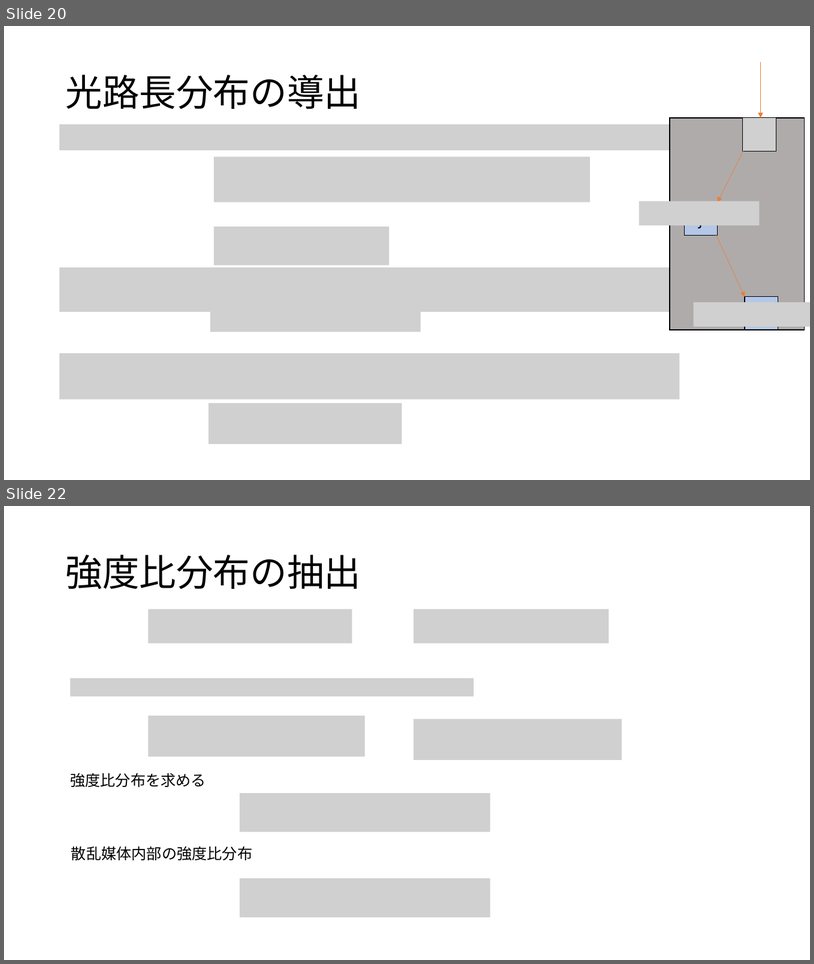
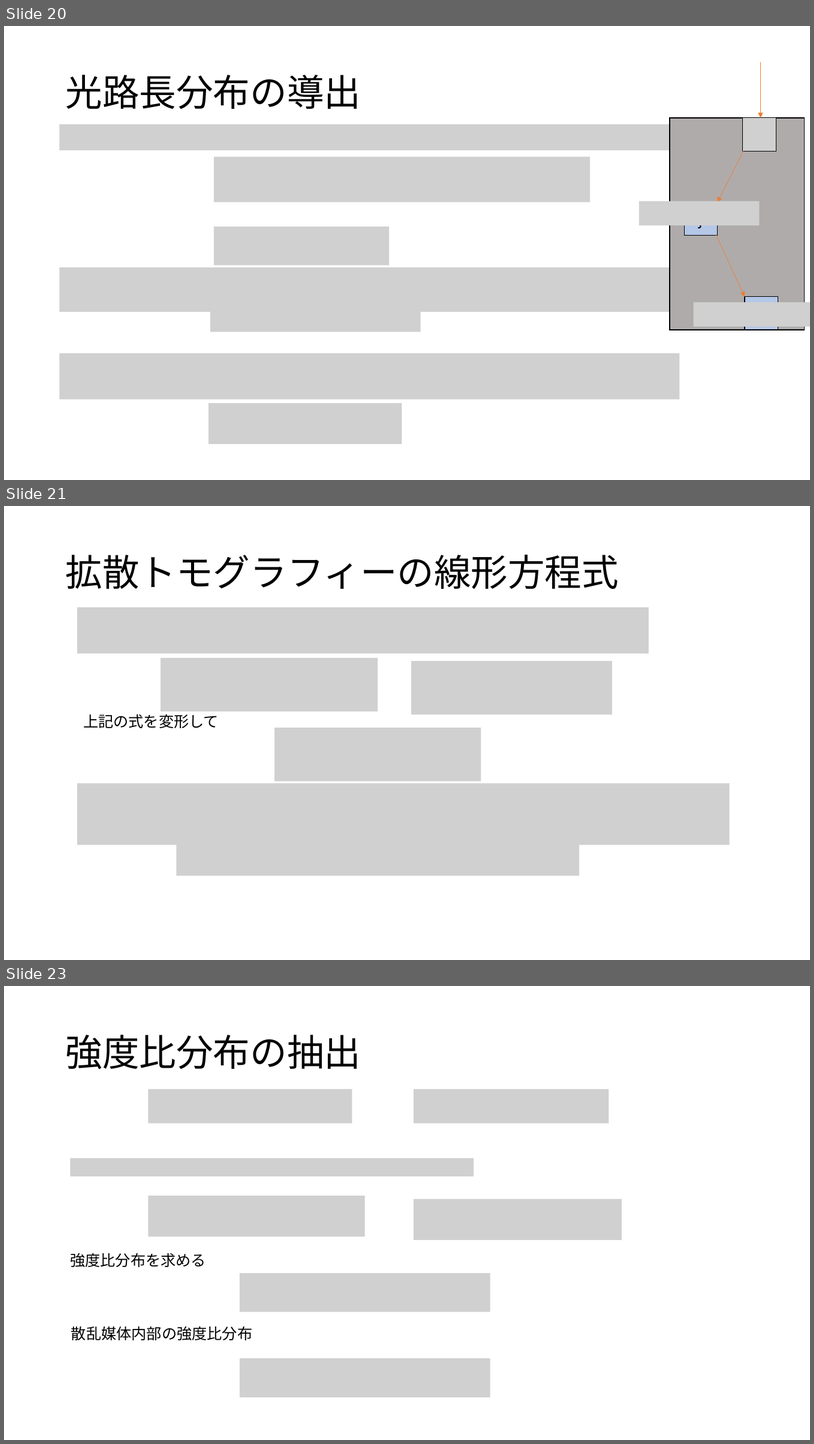
Before and after one commit to atuyoti/dot, a slide deck: slide/0519.pptx. Shown one above the other, each under a label of ours: slides 20 and 22 before the commit, slides 20, 21 and 23 after it; the slides between them are not shown. The pictures are 814x964 and 814x1444 pixels, drawn with LibreOffice and Linux fonts; fonts in the diff are those of the drawing; grey boxes stand for pictures. Boxes give left, top, right and bottom in pixels: in the first picture for what was removed or moved away, otherwise in the second. Text is boxed around its words. In the diff, an @@ line names an element or a change of style, - is before the commit and + after.

Commit message:
光路長分布を求め、線形方程式を出す

```diff
--- a/slide/0519.pptx
+++ b/slide/0519.pptx
@@ slide 21 added at bbox=[4, 506, 810, 960], background #FFFFFF @@
@@ title added at bbox=[65, 555, 619, 589], 44 pt, text #000000 @@
+拡散トモグラフィーの線形方程式
@@ picture added at bbox=[77, 607, 649, 653] @@
@@ picture added at bbox=[161, 658, 378, 712] @@
@@ picture added at bbox=[412, 661, 612, 715] @@
@@ text added at bbox=[83, 714, 219, 728], 18 pt, text #000000 @@
+上記の式を変形して
@@ picture added at bbox=[275, 727, 482, 781] @@
@@ picture added at bbox=[77, 783, 730, 845] @@
@@ picture added at bbox=[176, 832, 580, 876] @@
@@ what was slide 22 is now slide 23 @@
```
Also in this commit, not shown: 1 other slide added, 1 slide removed, 1 other file.
